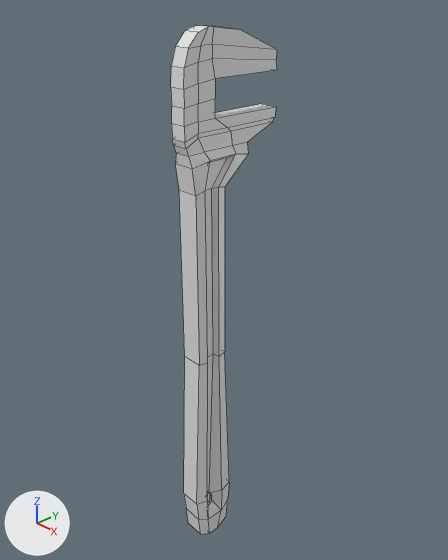
The Blender file Assets/Models/blend/pipewrench.blend, before and after one commit.
Both versions are drawn from a 50 mm camera at (0.224, -0.202, 0.137) aimed at (-0.007, 0.016, -0.02). Every picture has the same lights, and +X, +Y and +Z are marked at lower left. Mesh edges are drawn as thin lines.
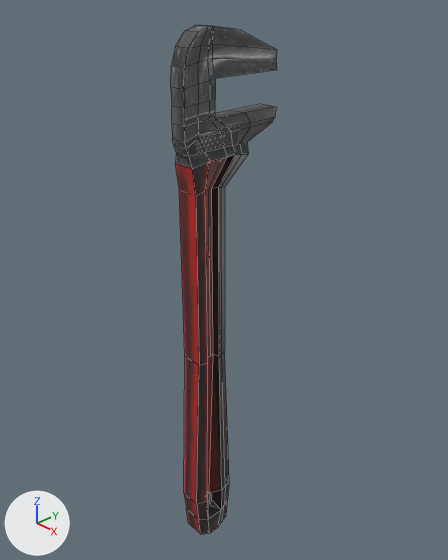
The change, as a diff of the scene's bpy script:
```diff
--- a/Assets/Models/blend/pipewrench.blend.py
+++ b/Assets/Models/blend/pipewrench.blend.py
@@ img_tooltextures_jpg @@
+img_tooltextures_jpg = load_image('ToolTextures.jpg', '../../Textures/ToolTextures.jpg', 1985, 1986, 'sRGB')
@@ mat_material @@
 mat_material = principled_material('Material')
-mat_material.base_color = (0.8, 0.8, 0.8)  # white #e7e7e7
+mat_material.texture = img_tooltextures_jpg
 mat_material.roughness = 0.4
@@ me_cube @@
 # used by ob_cube; location = (0.0, 0.0, 0.0)
-me_cube.from_pydata(...)  # 154 vertices, 146 faces; spans x -0.007..0.007, y -0.02..0.041, z -0.19..0.116
+me_cube.from_pydata(...)  # 200 vertices, 191 faces; spans x -0.007..0.007, y -0.02..0.041, z -0.19..0.116
+# me_cube part 1
+# 47 faces are deleted
+# 35 vertices are added at x -0.007..0.007, y -0.005..0.024, z -0.188..0.116
+# 6 new vertices lie (0.0, -0.004, 0.0) away from vertices in x -0.004..0.004, y 0.0..0.008, z 0.054..0.093
+# 5 new vertices lie (0.0, -0.007, 0.0) away from vertices in x -0.007..0.004, y 0.008..0.012, z 0.058..0.07
+# 92 new faces join them
+# me_cube part 2: 99 kept faces spanning x -0.007..0.007, y -0.02..0.041, z -0.19..0.116 get new texture (UV) coordinates
 me_cube.materials.append(mat_material)
```

Pixel boxes [x1, y1, x2, y2] of what changed, in the pictures (448 x 560 px):
'Cube', surface changed, reshaped
    both: [171, 25, 277, 534]
part 1 of me_cube, built on
    both: [198, 25, 276, 526]
part 2 of me_cube, surface changed
    both: [171, 25, 277, 534]
